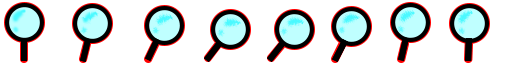
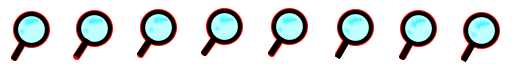
Layered file, before and after one edit (512×64). Changes by layer:
painted on "Ellipse 3" (1st of 8, in "magnifying glass copy 7") over [450, 4, 499, 48]
painted on "Ellipse 3 copy" (1st of 8, in "magnifying glass copy 7") over [449, 3, 500, 49]
painted on "Ellipse 4" (1st of 8, in "magnifying glass copy 7") over [453, 7, 497, 46]
painted on "Ellipse 3" (2nd of 8, in "magnifying glass copy 6") over [391, 3, 436, 46]
painted on "Ellipse 3 copy" (2nd of 8, in "magnifying glass copy 6") over [390, 2, 437, 47]
painted on "Ellipse 4" (2nd of 8, in "magnifying glass copy 6") over [394, 6, 434, 44]
painted on "Ellipse 3" (3rd of 8, in "magnifying glass copy 5") over [332, 7, 373, 46]
painted on "Ellipse 3 copy" (3rd of 8, in "magnifying glass copy 5") over [331, 6, 374, 47]
painted on "Ellipse 3" (4th of 8, in "magnifying glass copy 4") over [272, 9, 314, 49]
painted on "Ellipse 3 copy" (4th of 8, in "magnifying glass copy 4") over [271, 8, 315, 50]
painted on "Ellipse 4" (4th of 8, in "magnifying glass copy 4") over [275, 12, 311, 46]
painted on "Ellipse 3" (5th of 8, in "magnifying glass copy 3") over [207, 9, 250, 49]
painted on "Ellipse 3 copy" (5th of 8, in "magnifying glass copy 3") over [206, 8, 251, 50]
painted on "Ellipse 4" (5th of 8, in "magnifying glass copy 3") over [209, 11, 247, 46]
painted on "Ellipse 3" (6th of 8, in "magnifying glass copy 2") over [141, 6, 184, 45]
painted on "Ellipse 3 copy" (6th of 8, in "magnifying glass copy 2") over [140, 5, 185, 46]
painted on "Ellipse 3" (7th of 8, in "magnifying glass copy") over [73, 4, 112, 46]
painted on "Ellipse 3 copy" (7th of 8, in "magnifying glass copy") over [72, 3, 113, 47]
painted on "Ellipse 3" (8th of 8, in "magnifying glass") over [5, 3, 49, 47]
painted on "Ellipse 3 copy" (8th of 8, in "magnifying glass") over [4, 2, 50, 48]
painted on "Ellipse 4" (8th of 8, in "magnifying glass") over [8, 6, 47, 44]
…and 35 more changes (35 painted)
